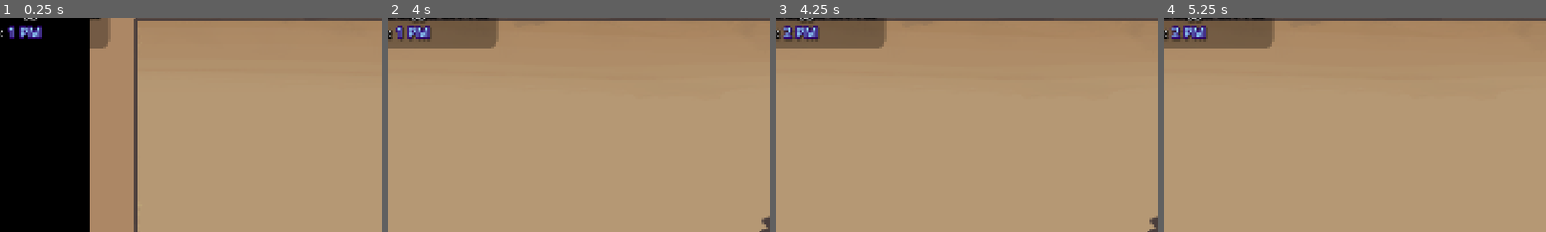
Above: before the commit, frames 1-4 (left to right).
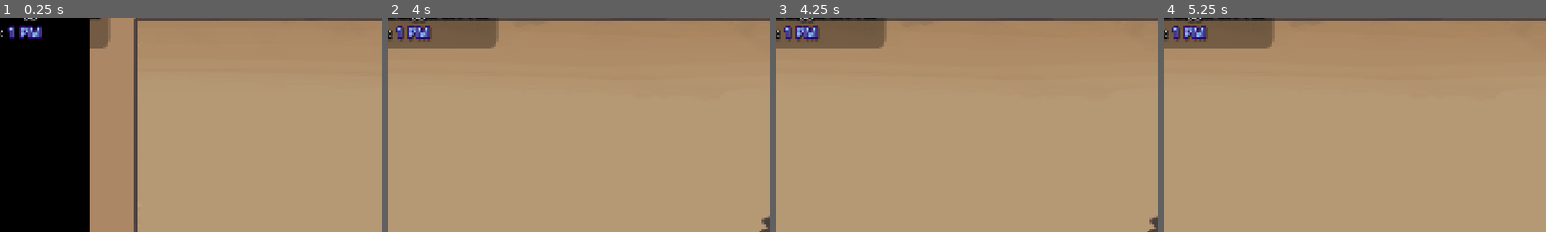
Above: after the commit, the same moments.

Repository: FlooferLand/timeloop-game
Game: Godot game, scene res://levels/the_building/the_building.tscn
Same seed, same stepped clock (60 frames per second), same inputs: the game is played once before the commit and once after it.
Inputs (mouse positions are % of the whole screen's width and height, from its top left):
- Up to frame 1 (0.25 s): no input
- Up to frame 2 (4 s): tap Enter at 0.5 s; move the mouse to (72, 45) at 0.52 s; hold D (walk_right) 0.53-2.03 s; tap Space (advance_dialog) at 0.6, 2.85 s; click (72, 45) at 0.67 s; move the mouse to (30, 55) at 1.27 s; tap E (interact) at 1.35, 3.6 s; move the mouse to (60, 28) at 2.02 s; hold A (walk_left) 2.03-2.78 s; hold Shift (sprint) 2.03-2.78 s; move the mouse to (45, 70) at 2.77 s; hold D (walk_right) from 2.78 s (still down); click (45, 70) at 2.92 s; move the mouse to (80, 65) at 3.52 s
- Up to frame 3 (4.25 s): keep holding D (walk_right)
- Up to frame 4 (5.25 s): move the mouse to (50, 71) at 4.27 s; release D (walk_right) at 4.28 s; hold A (walk_left) 4.28-5.03 s; tap Shift (sprint) at 4.35 s; click (50, 71) at 4.42 s; move the mouse to (50, 87) at 5.02 s; hold D (walk_right) from 5.03 s (still down); tap Space (advance_dialog) at 5.1 s; click (50, 87) at 5.17 s
The pictures show only the part of the screen within x 12-62%, y 5-55%; the shares and areas given below are measured in that part.

Frames 1-2 are identical in both runs. In frame 3, 0.1% of the frame differs, in the area x 2-5%, y 3-12%; in frame 4, 0.1%.

Commit message:
Forgot to slow down time again

Diff:
--- a/autoload/time_loop_manager/time_loop_manager.gd
+++ b/autoload/time_loop_manager/time_loop_manager.gd
@@ -4,7 +4,7 @@
 signal reset()
 signal time_advanced(new_hour: int)
 
-const MAX_TIME := 25  ## Real world seconds
+const MAX_TIME := 60  ## Real world seconds
 const START_PM := 1
 const END_PM := 7
 
